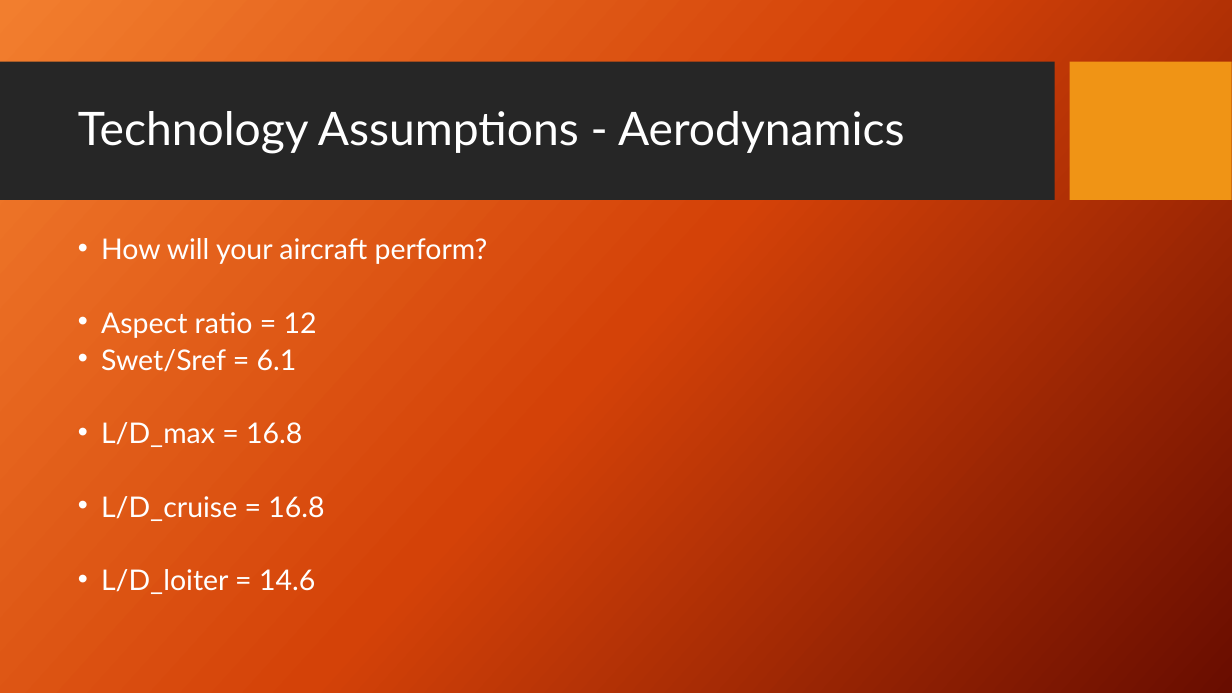
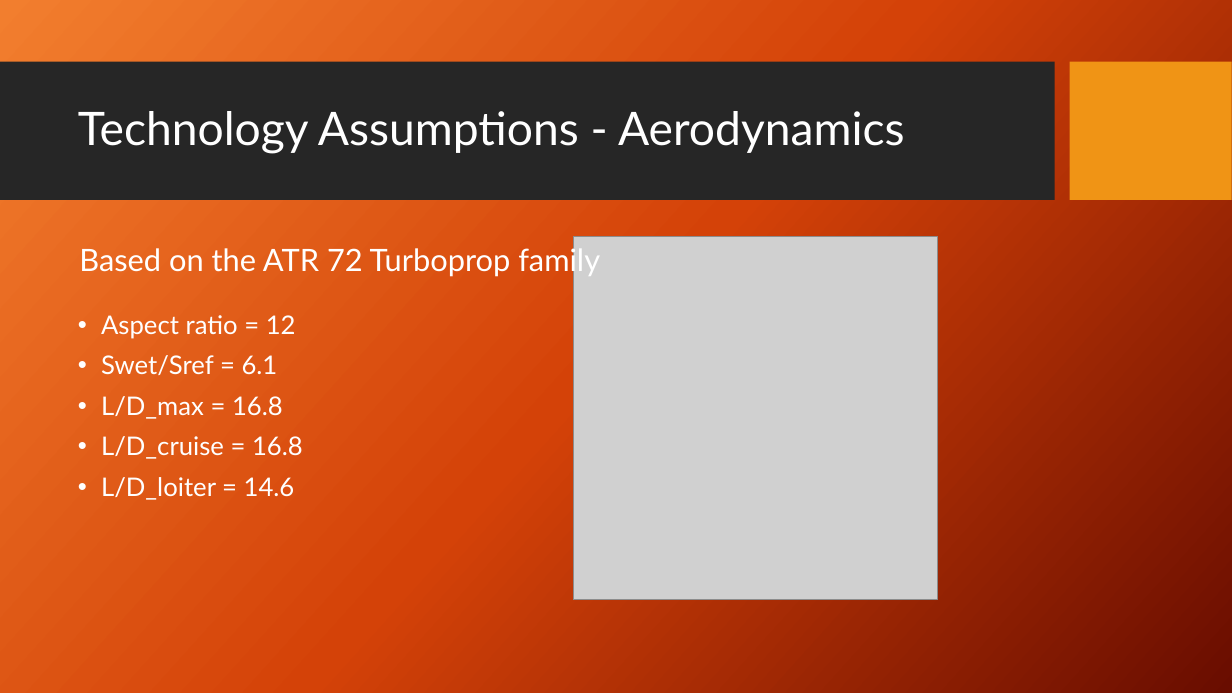
Before and after one commit to IsakLundgren/Aircraft-design-2023, a slide deck: slide 5 of presentations/DT1-presentation.pptx. Drawn at 1232x693 pixels with LibreOffice and Linux fonts; fonts in the diff are those of the drawing; grey boxes stand for pictures; background and template pictures are left out. Boxes give left, top, right and bottom in pixels: in the first picture for what was removed or moved away, otherwise in the second. Text is boxed around its words. In the diff, an @@ line names an element or a change of style, - is before the commit and + after.

```diff
--- a/presentations/DT1-presentation.pptx
+++ b/presentations/DT1-presentation.pptx
@@ text at [101,238,488,264]: paragraph removed @@
-• How will your aircraft perform?
@@ picture added at [574,237,938,601] @@
@@ text added at [79,244,600,277], 24 pt, text #FFFFFF @@
+Based on the ATR 72 Turboprop family
@@ text "Aspect ratio = 12": place and size @@
-text "Aspect ratio = 12" at [101,238,488,594]
+text "Aspect ratio = 12" at [101,315,303,500]
@@ text "Aspect ratio = 12" at [101,315,303,500]: size 22.2 to 20 pt; line spacing 0.7 to 0.9 @@
```
Also in this commit, not shown: 2 other slides changed.
